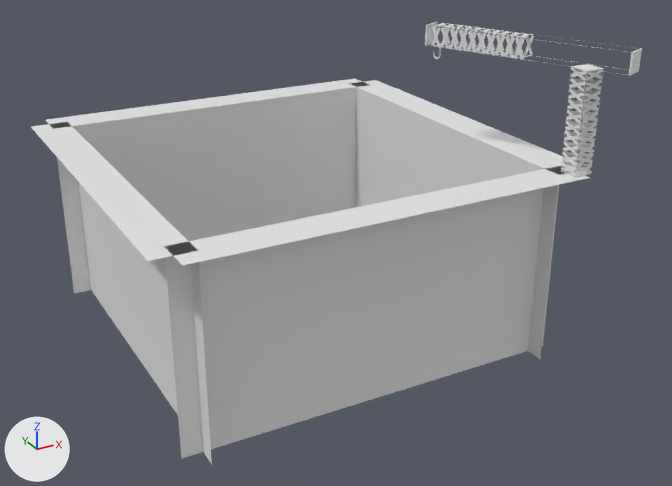
One commit to the glTF model public/model/wall.glb: the scene before it, then after it.
The view is the same before and after, from a 50 mm lens placed at (-20.1, -41.2, 24.6), pointed at (1.1, -2.6, 5.3). Lighting does not change. The marker at lower left points along +X, +Y and +Z. The first picture is the older version. Where no turn or scale is listed for an object, it has been applied to the vertices. Vertices at exactly the same position are counted once.
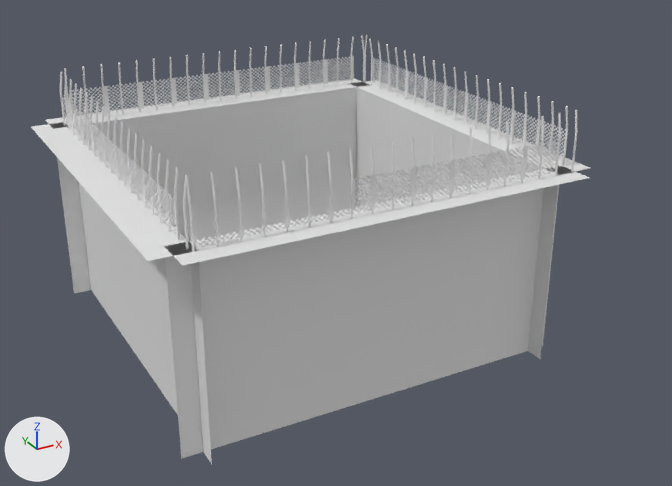
What changed in the scene script:
```text
Change me_plane_043:
    used by ob_plane; location = (6.7, -3.14, 14.69); rotation_euler = (0.418, -1.571, 0.0), in degrees (24, -90, 0); scale = (0.467, 0.467, 0.467)
    remove me_plane_043.from_pydata(...)  # 60 vertices, 116 faces; spans x -0.7..1.0, y -0.14..0.77, z 0.0..0.06
    add me_plane_043.from_pydata(...)  # 2465 vertices, 2592 faces; spans x -1.0..17.0, y -0.79..0.79, z 0.0
    me_plane_043 part 1: 59 vertices removed from x -0.7..1.0, y -0.14..0.77, z 0.0..0.06; 2464 vertices added at x -1.0..17.0, y -0.79..0.79, z 0.0
Add me_plane_005:
    me_plane_005.from_pydata(...)  # 2465 vertices, 2592 faces; spans x 0.0, y -1.0..17.0, z -0.8..0.8
Add me_plane_003:
    me_plane_003.from_pydata(...)  # 2465 vertices, 2592 faces; spans x -1.0..17.0, y 0.0, z -0.8..0.8
Add me_cylinder_007:
    me_cylinder_007.from_pydata(...)  # 2560 vertices, 4960 faces; spans x -19.1..0.0, y -0.1..0.2, z -2.5..0.6
Add me_cylinder_006:
    me_cylinder_006.from_pydata(...)  # 2560 vertices, 4960 faces; spans x -0.2..0.1, y -19.0..0.1, z -2.5..0.6
Add me_cylinder_005:
    me_cylinder_005.from_pydata(...)  # 2560 vertices, 4960 faces; spans x -0.1..0.2, y 0.0..19.0, z -2.5..0.6
Add me_cylinder_004:
    me_cylinder_004.from_pydata(...)  # 2560 vertices, 4960 faces; spans x -0.1..19.0, y -0.2..0.1, z -2.5..0.6
Remove ob_cube_004:
    ob_cube_004 = bpy.data.objects.new('Cube.004', me_cube_005)
    ob_cube_004.location = (9.91, -10.13, 12.51)
Remove ob_crane:
    ob_crane = bpy.data.objects.new('Crane', me_plane)
    ob_crane.location = (9.4, -10.13, 10.27)
Change ob_plane:
    ob_plane.scale: (0.467, 0.467, 0.467) -> (1.0, 1.0, 1.0)
    ob_plane.location: (6.7, -3.14, 14.69) -> (-8.18, -10.0, 10.96)
    ob_plane.rotation_euler: (0.418, -1.571, 0.0) -> (1.571, 0.0, 0.0)  # degrees (24, -90, 0) -> degrees (90, 0, 0)
Add ob_plane_003:
    ob_plane_003 = bpy.data.objects.new('Plane.003', me_plane_005)
    ob_plane_003.location = (10.18, -8.02, 10.96)
Add ob_plane_002:
    ob_plane_002 = bpy.data.objects.new('Plane.002', me_plane_005.copy())
    ob_plane_002.location = (-9.33, -7.68, 10.96)
Add ob_plane_001:
    ob_plane_001 = bpy.data.objects.new('Plane.001', me_plane_003)
    ob_plane_001.location = (-7.7, 9.94, 10.96)
Add ob_pole_003:
    ob_pole_003 = bpy.data.objects.new('Pole.003', me_cylinder_007)
    ob_pole_003.location = (10.19, 9.91, 12.44)
Add ob_pole_002:
    ob_pole_002 = bpy.data.objects.new('Pole.002', me_cylinder_006)
    ob_pole_002.location = (-9.17, 9.34, 12.44)
Add ob_pole_001:
    ob_pole_001 = bpy.data.objects.new('Pole.001', me_cylinder_005)
    ob_pole_001.location = (9.91, -9.1, 12.44)
Add ob_pole:
    ob_pole = bpy.data.objects.new('Pole', me_cylinder_004)
    ob_pole.location = (-9.17, -9.83, 12.44)
```

Where the change shows, as pixel boxes (x1, y1, x2, y2) in the pictures (672 x 486 px):
'Plane', reshaped, moved, turned, rescaled
    before: (433, 43, 441, 59)
    after: (192, 140, 559, 247)
'Crane', deleted
    before: (425, 22, 642, 176)
'Plane.001', added
    after: (71, 56, 354, 118)
'Pole', added
    after: (186, 110, 578, 252)
'Plane.003', added
    after: (373, 57, 568, 160)
'Pole.002', added
    after: (60, 72, 189, 249)
'Pole.001', added
    after: (361, 35, 568, 166)
'Plane.002', added
    after: (61, 97, 177, 235)
'Pole.003', added
    after: (64, 35, 367, 121)
'Cube.004', deleted
    before: (561, 64, 604, 177)
